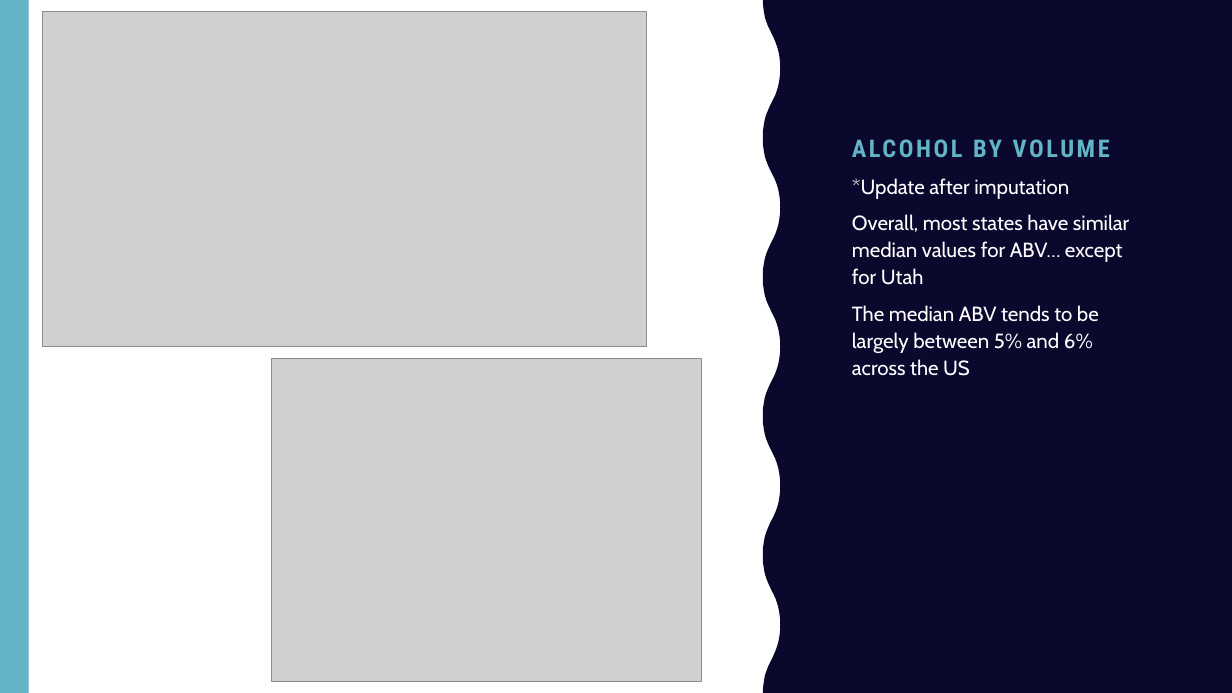
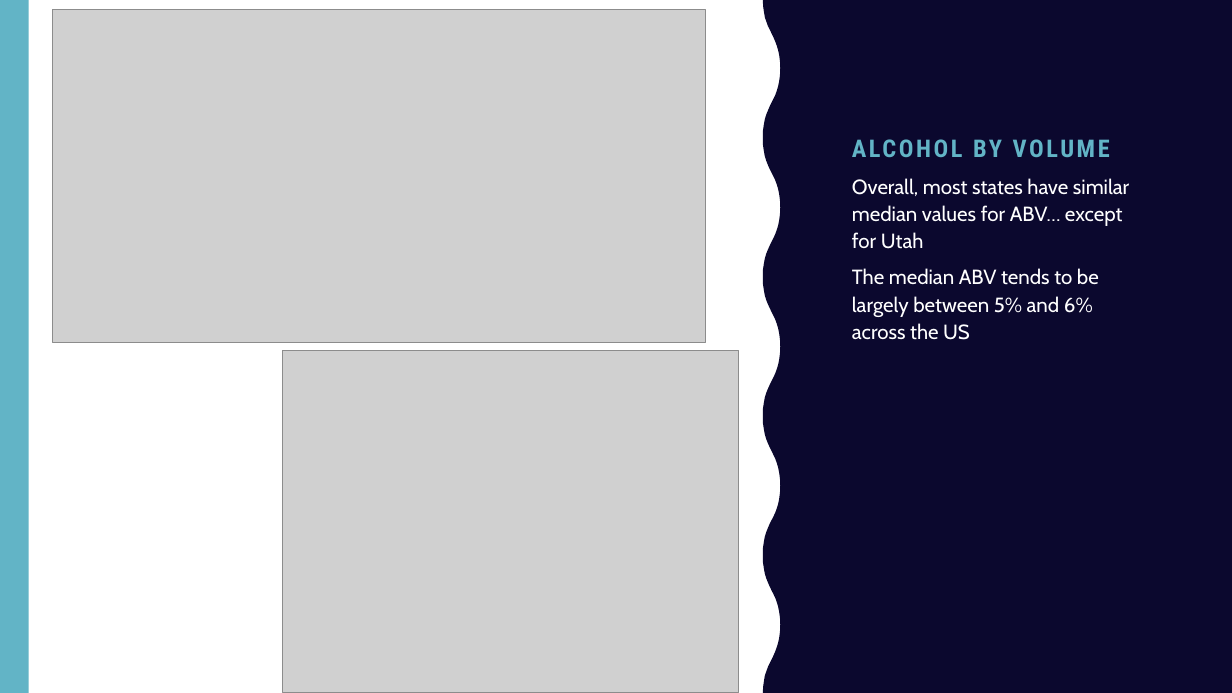
Before and after one commit to mattfarrow1/6306-project-1, a slide deck: slide 5 of docs/Matt_Farrow_Megan_Ball_DS6306_EDA.pptx. Drawn at 1232x693 pixels with LibreOffice and Linux fonts; fonts in the diff are those of the drawing; grey boxes stand for pictures. Boxes give left, top, right and bottom in pixels: in the first picture for what was removed or moved away, otherwise in the second. Text is boxed around its words. In the diff, an @@ line names an element or a change of style, - is before the commit and + after.

```diff
--- a/docs/Matt_Farrow_Megan_Ball_DS6306_EDA.pptx
+++ b/docs/Matt_Farrow_Megan_Ball_DS6306_EDA.pptx
@@ picture: place and size @@
-picture at [42, 12, 646, 347]
+picture at [53, 10, 705, 343]
@@ text at [852, 178, 1069, 199]: paragraph removed @@
-*Update after imputation
@@ picture: place and size @@
-picture at [272, 359, 702, 681]
+picture at [283, 350, 739, 693]
```
Also in this commit, not shown: 1 other slide changed, 1 other file.
